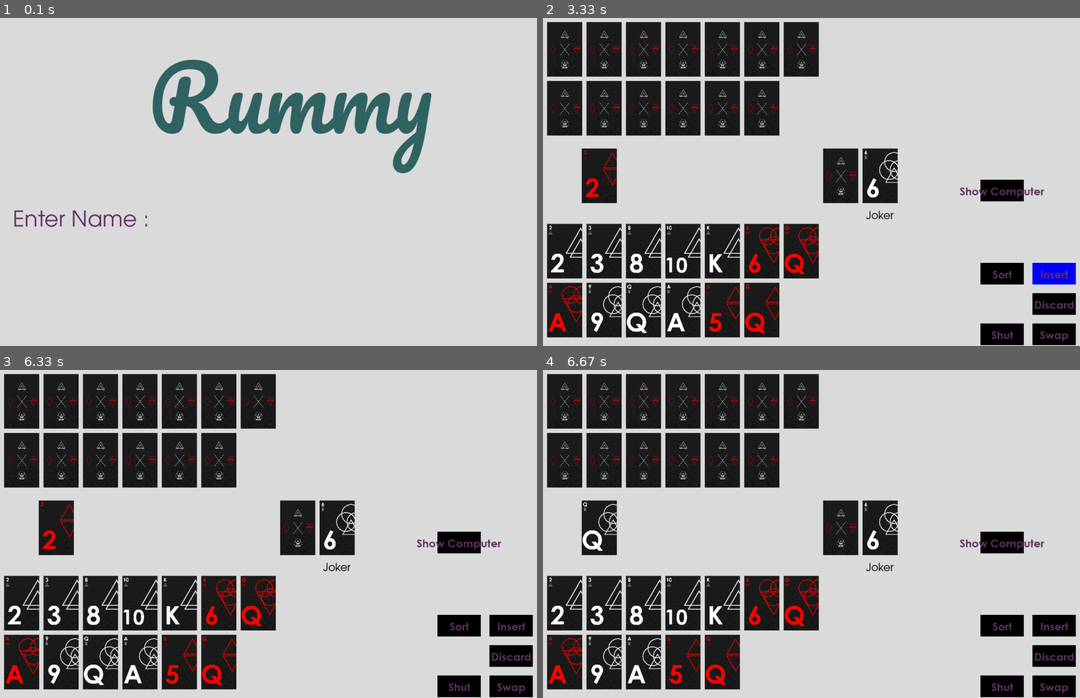
Above: before the commit, frames 1-4 (two rows, left to right).
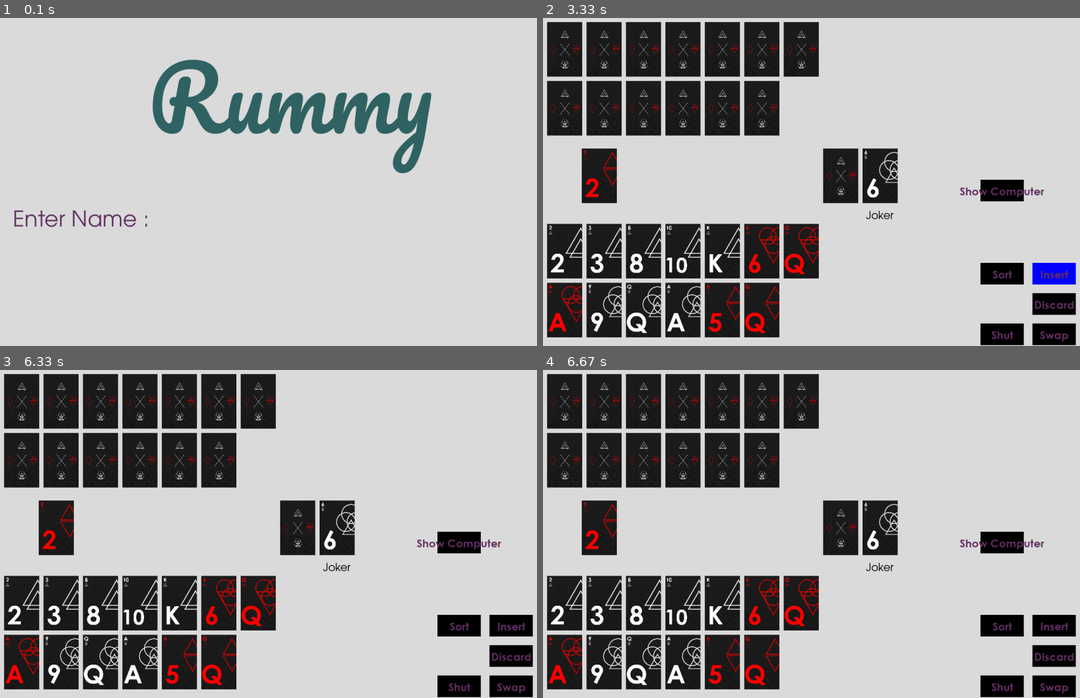
Above: after the commit, the same moments.

Repository: rohanj-02/Rummy
Game: pygame game, started from main.py
Two runs of this game, one before a commit and one after it. Both use one fixed random seed, a clock stepped at 60 frames per second and the inputs below.
Inputs (mouse positions are in pixels of both pictures, inside the frame that each line leads up to):
- Up to frame 1 (0.1 s): no input
- Up to frame 2 (3.33 s): tap Enter at 0.33, 0.67, 1 s; click (1047, 296) at 1.38 s; click (843, 67) at 1.72 s; click (1053, 303) at 2.55 s; click (752, 109) at 2.88 s; click (1037, 267) at 3.22 s
- Up to frame 3 (6.33 s): click (472, 524) at 3.55 s
- Up to frame 4 (6.67 s): click (655, 655) at 6.38 s

Frames 1-3 are identical in both runs. In frame 4, 2.0% of the frame differs, in the area x 7-45%, y 40-98%.

Commit message:
Hand Size constraints, Pile list added

Diff:
--- a/cards.py
+++ b/cards.py
@@ -260,7 +260,7 @@
         self.cards = []
         self.discarded = []
         self.joker = None
-        self.pile = None
+        self.pile = []
         for i in range(no_of_decks):
             for s in SUIT:
                 for r in RANK:
@@ -309,17 +309,26 @@
         """
             Updates the card at the open pile of cards.
         """
-        self.pile = copy.deepcopy(card)
+        self.pile.insert(0, copy.deepcopy(card))
         return None
 
     def show_pile(self):
         """
             Returns the image of the card at the pile.
         """
-        img_name = str(self.pile)
-        img = pygame.image.load("assets/"+img_name+".png")
-        img = pygame.transform.scale(img, (img.get_width()//4, img.get_height()//4))
-        return img
+        # img_name = str(self.pile)
+        # img = pygame.image.load("assets/"+img_name+".png")
+        # img = pygame.transform.scale(img, (img.get_width()//4, img.get_height()//4))
+        # return img
+        #
+        img_list = []
+        for card in range(len(self.pile)):
+            if card <= 2 :
+                img = pygame.image.load("assets/"+str(self.pile[card])+".png")
+                img = pygame.transform.scale(img,(img.get_width()//4, img.get_height()//4))
+                img_list.append(img)
+            # i += 1
+        return img_list
 
 
 class Player():
@@ -361,10 +370,11 @@
             Parameters:
                 card : the card to be discarded from the player's hand.
         """
-        for i in range(len(self.hand)):
-            if self.hand[i].suit == card.suit and self.hand[i].rank == card.rank:
-                c = self.hand.pop(i)
-                return None
+        if len(self.hand) > 13:
+            for i in range(len(self.hand)):
+                if self.hand[i].suit == card.suit and self.hand[i].rank == card.rank:
+                    c = self.hand.pop(i)
+                    return None
         return None
 
     def deal_cards(self, deck):
@@ -383,7 +393,8 @@
         """
             Adds given card to the player's hand
         """
-        self.hand.append(Card(card.rank, card.suit, card.isjoker))
+        if len(self.hand) <= 13 :
+            self.hand.append(Card(card.rank, card.suit, card.isjoker))
         pass
 
     def fill_all_possible(self):
--- a/main.py
+++ b/main.py
@@ -96,9 +96,10 @@
         count += 1
     #show pile
     img = deck.show_pile()
-    # img = pygame.transform.scale(img, (img.get_width()//4, img.get_height()//4))
-    deck.pile.position = (5*padding, 2*(img.get_height() + card_gap + padding))
-    screen.blit(img, (5*padding, 2*(img.get_height() + card_gap + padding)))
+    for i in range(len(img) - 1, -1,-1):
+        # img = pygame.transform.scale(img, (img.get_width()//4, img.get_height()//4))
+        deck.pile[i].position = (5*padding, 2*(img[i].get_height() + card_gap + padding))
+        screen.blit(img[i], (5*padding, 2*(img[i].get_height() + card_gap + padding)))
     #show Joker
     img = deck.joker.show()
     screen.blit(img, (8*(back.get_width() + card_gap) + padding ,2*(back.get_height() + card_gap + padding)))
@@ -126,19 +127,24 @@
     shut.check(mouse_pos, event)
     swap.check(mouse_pos, event)
     discard.check(mouse_pos, event)
-    deck.pile.check(mouse_pos,event)
-
+    for i in range(len(deck.pile)):
+        deck.pile[i].check(mouse_pos,event)
     for i in range(len(user.hand)):
         user.hand[i].check(mouse_pos, event)
+
+    if len(deck.pile) != 0 :
+        if deck.pile[0].is_clicked and len(user.hand) == 13:
+                user.draw_card(deck.pile.pop(0))
     i = 0
     while i < len(user.hand):
         # if user.hand[i].is_clicked :
         #     print(i)
-        if user.hand[i].is_clicked and discard_mode :
+        if user.hand[i].is_clicked and discard_mode and len(user.hand) == 14:
             print("Discard ", i)
             user.turn = False
             computer.turn = True
-            deck.pile = Card(user.hand[i].rank, user.hand[i].suit)
+            # if user.hand == 14:
+            deck.update_pile(Card(user.hand[i].rank, user.hand[i].suit))
             user.discard_card(user.hand[i])
             i -= 1
             discard_mode = False
@@ -176,11 +182,9 @@
         #     insert_mode = False
         #     print("Insert : ", index[0], index[1])
 
-    if deck.pile.is_clicked :
-        user.draw_card(deck.pile)
     if sort.is_clicked :
         user.hand = sort_hand(user.hand)
-    if draw.is_clicked :
+    if draw.is_clicked and len(user.hand) == 13:
         user.draw_card(deck.draw_card())
     if shut.is_clicked:
         if user.shut_game()[0] :
